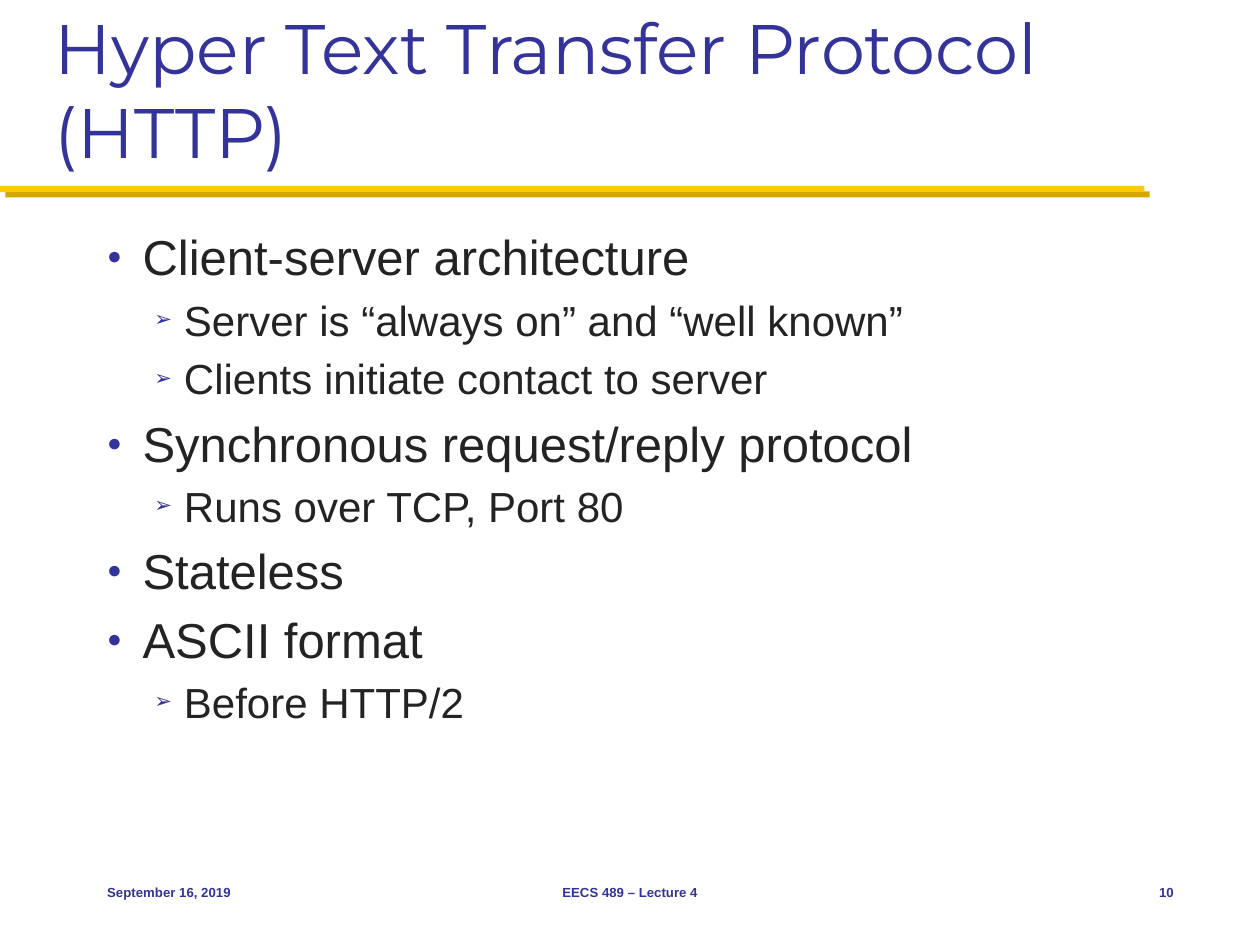
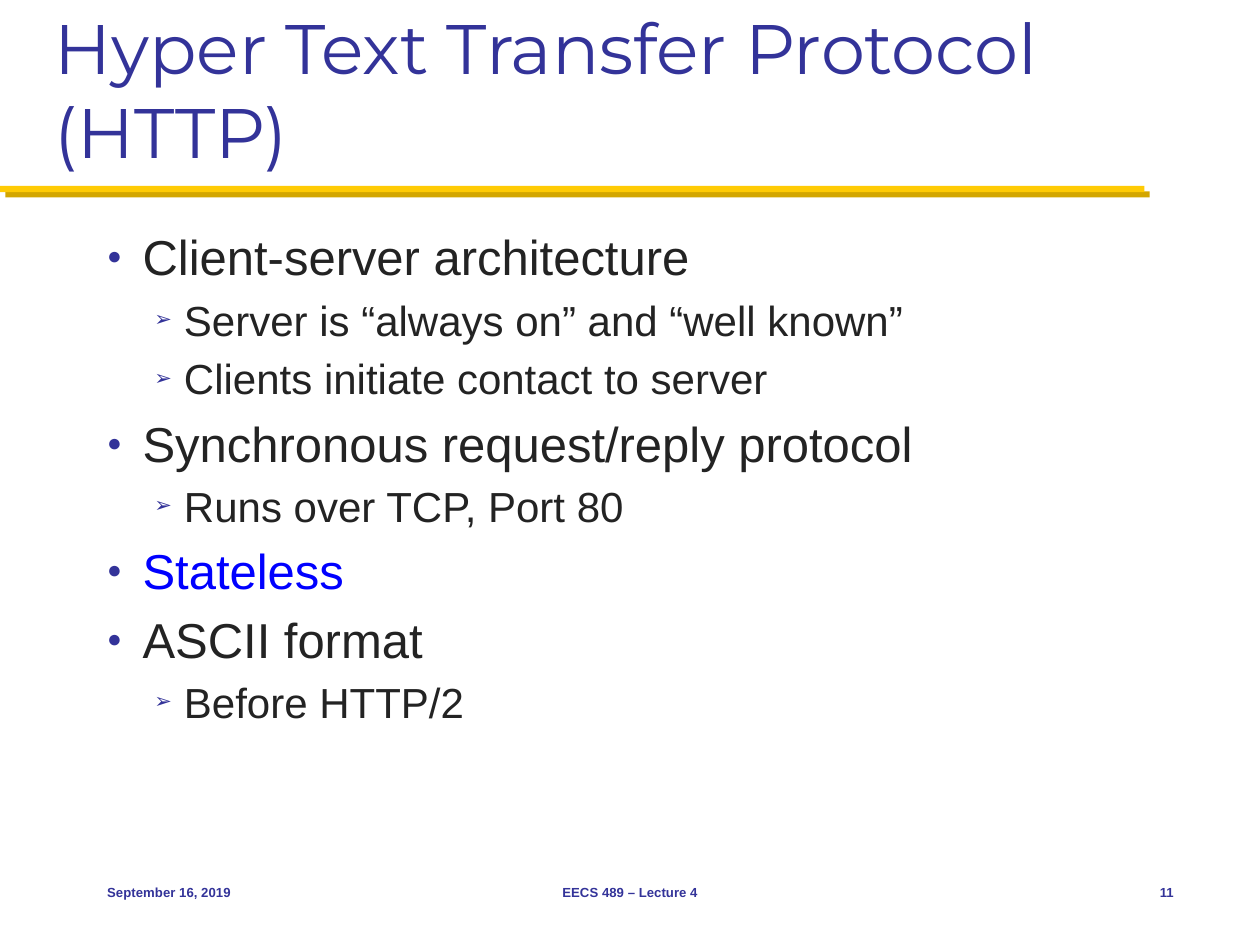
Before and after one commit to mosharaf/eecs489, a slide deck: slide 11 of Slides/091619.pptx (slide 10 before the commit). Drawn at 1260x945 pixels with LibreOffice and Linux fonts; fonts in the diff are those of the drawing. Boxes give left, top, right and bottom in pixels: in the first picture for what was removed or moved away, otherwise in the second. Text is boxed around its words. In the diff, an @@ line names an element or a change of style, - is before the commit and + after.

```diff
--- a/Slides/091619.pptx
+++ b/Slides/091619.pptx
@@ text at [143,553,344,590]: text colour #232323 to #0000FF in "Stateless" @@
@@ page number at [1160,888,1174,897]: text changed @@
-10
+11
```
Also in this commit, not shown: 9 other slides changed, 1 slide added.
